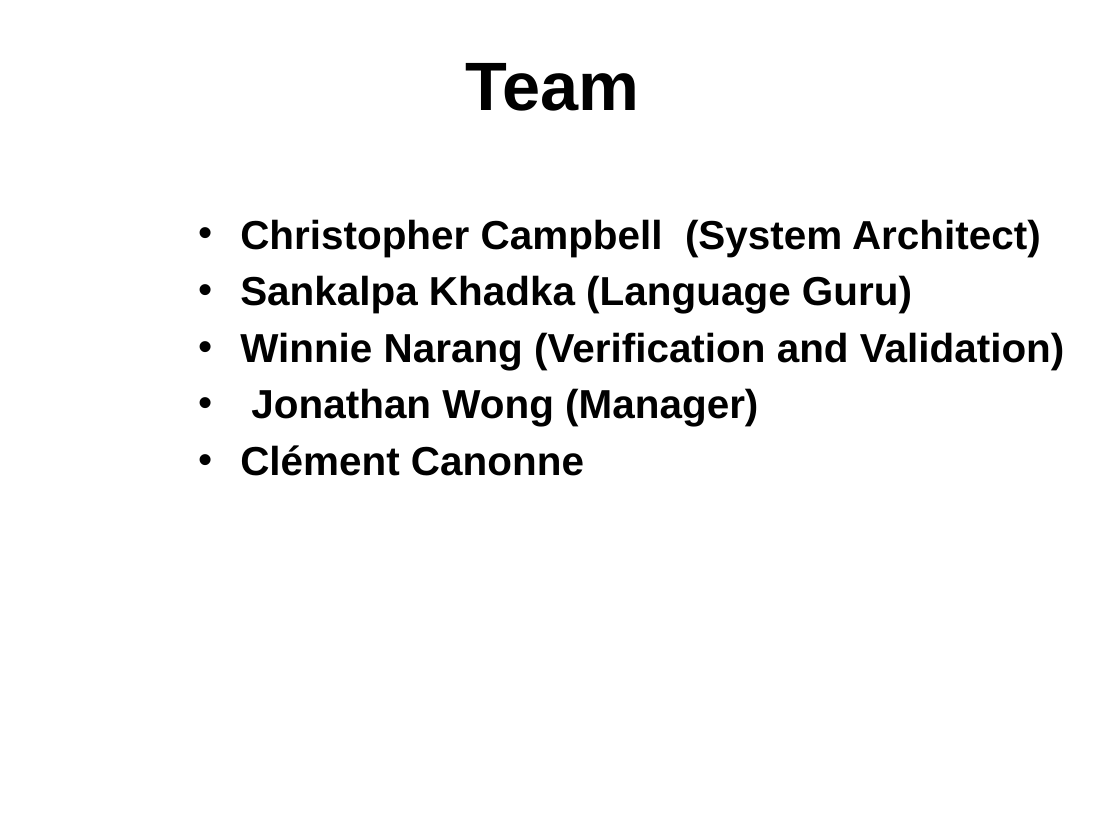
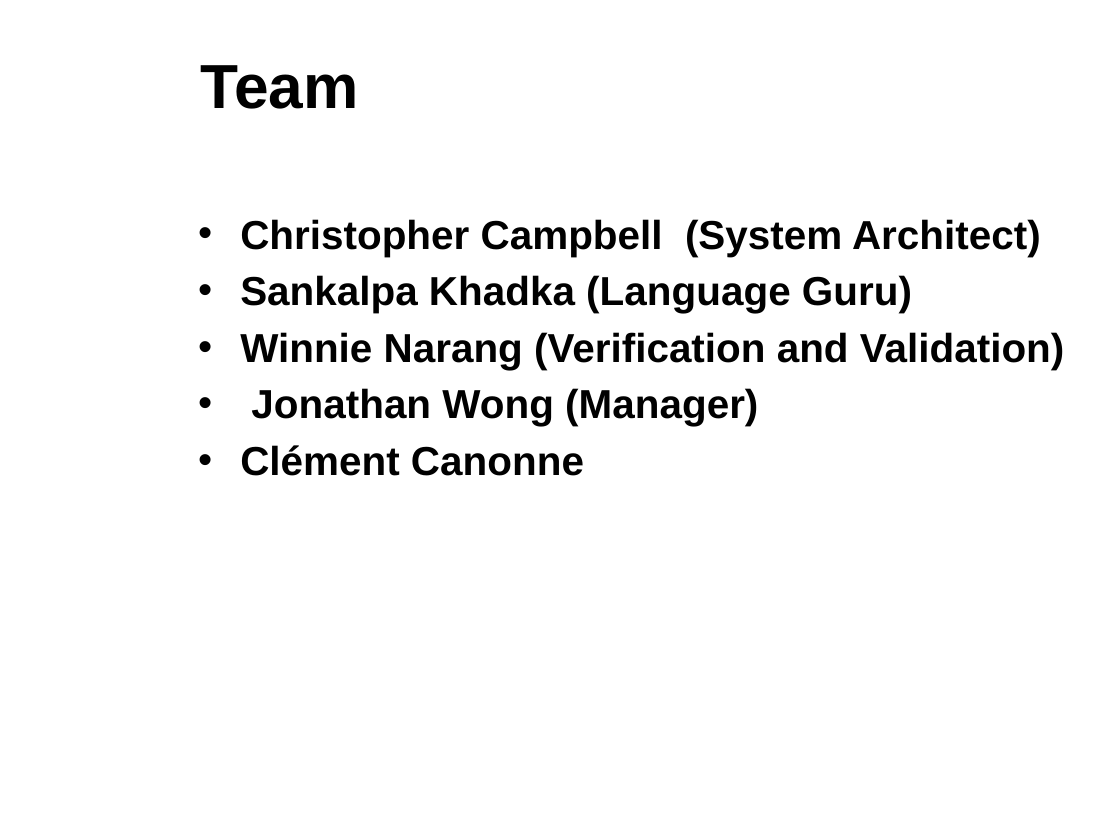
Before and after one commit to sdk21/PLT, a slide deck: slide 2 of Demo/Qlang.pptx. Drawn at 1120x840 pixels with LibreOffice and Linux fonts; fonts in the diff are those of the drawing; background and template pictures are left out. Boxes give left, top, right and bottom in pixels: in the first picture for what was removed or moved away, otherwise in the second. Text is boxed around its words. In the diff, an @@ line names an element or a change of style, - is before the commit and + after.

```diff
--- a/Demo/Qlang.pptx
+++ b/Demo/Qlang.pptx
@@ title "Team": place and size @@
-title "Team" at <box>465,63,639,111</box>
+title "Team" at <box>201,65,359,109</box>
@@ title "Team" at <box>201,65,359,109</box>: size 44 to 40 pt; alignment centre to left @@
```
Also in this commit, not shown: 3 other slides changed, 1 slide added, 4 slides removed.
